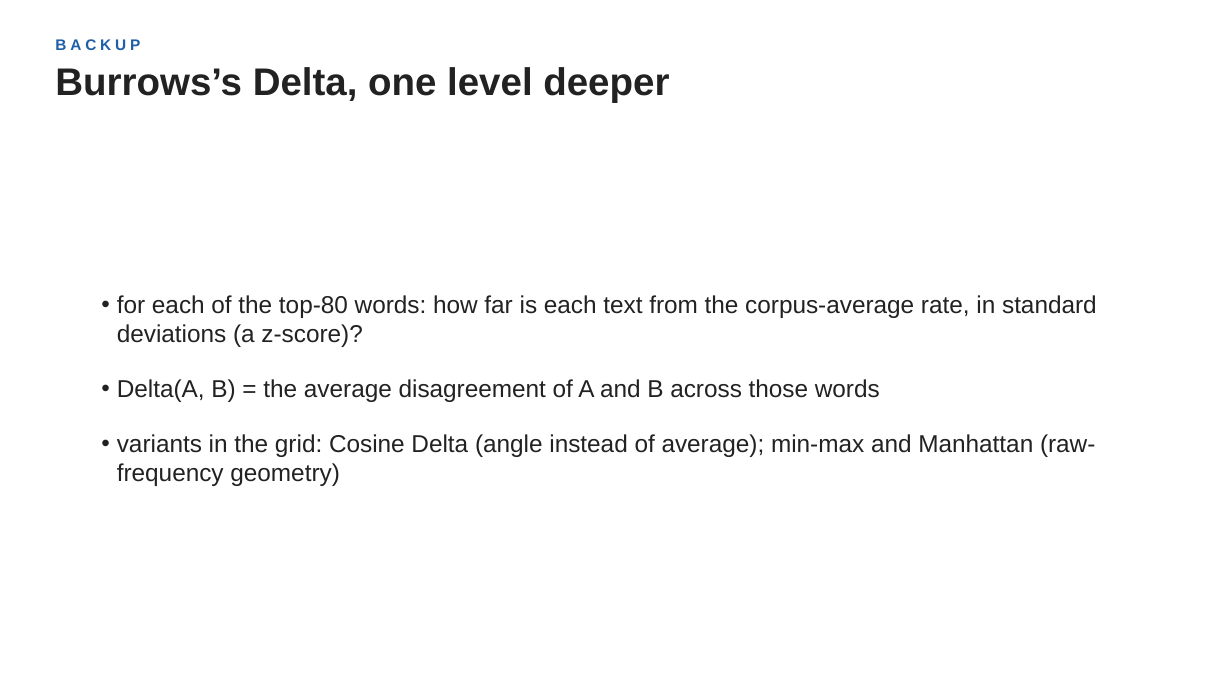
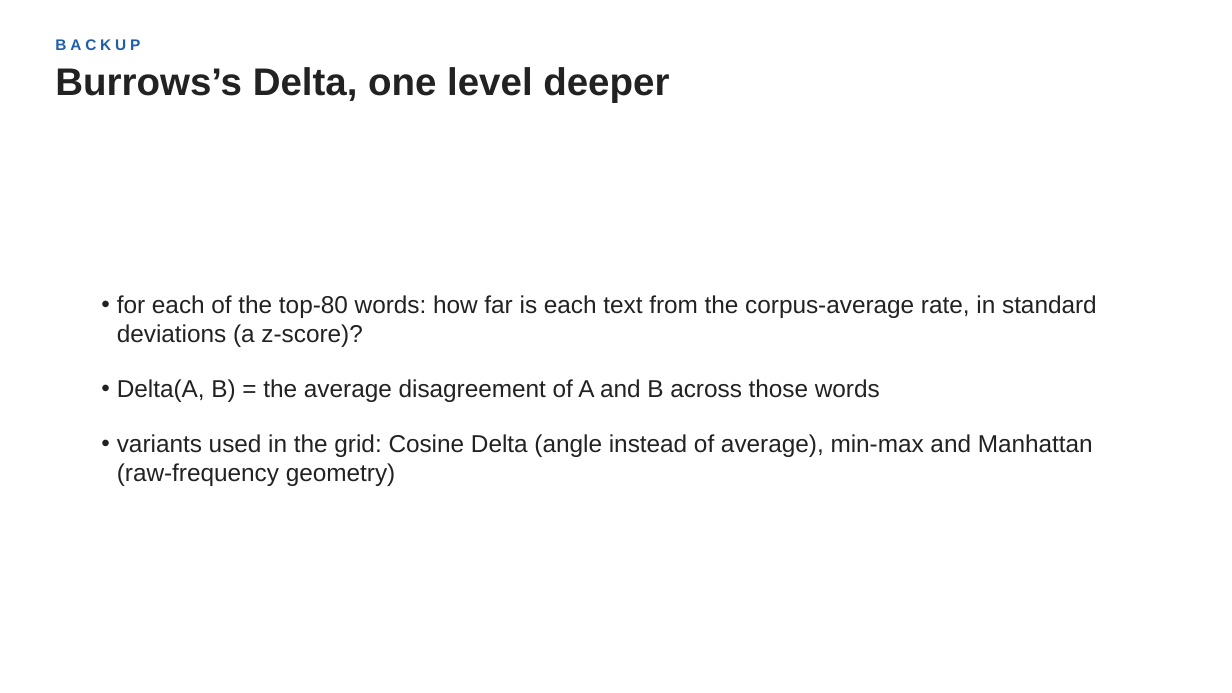
Before and after one commit to kengoharimoto/stylometry-experiments, a slide deck: slide 24 of materials/presentation_2026/chronology_stratification.pptx (slide 23 before the commit). Drawn at 1232x693 pixels with LibreOffice and Linux fonts; fonts in the diff are those of the drawing. Boxes give left, top, right and bottom in pixels: in the first picture for what was removed or moved away, otherwise in the second. Text is boxed around its words. In the diff, an @@ line names an element or a change of style, - is before the commit and + after.

```diff
--- a/materials/presentation_2026/chronology_stratification.pptx
+++ b/materials/presentation_2026/chronology_stratification.pptx
@@ text at <box>117,434,1093,486</box>: text changed @@
-• variants in the grid: Cosine Delta (angle instead of average); min-max and Manhattan (raw-frequency geometry)
+• variants used in the grid: Cosine Delta (angle instead of average), min-max and Manhattan (raw-frequency geometry)
```
Also in this commit, not shown: 10 other slides changed, 2 slides added, 1 slide removed, 6 other files.
